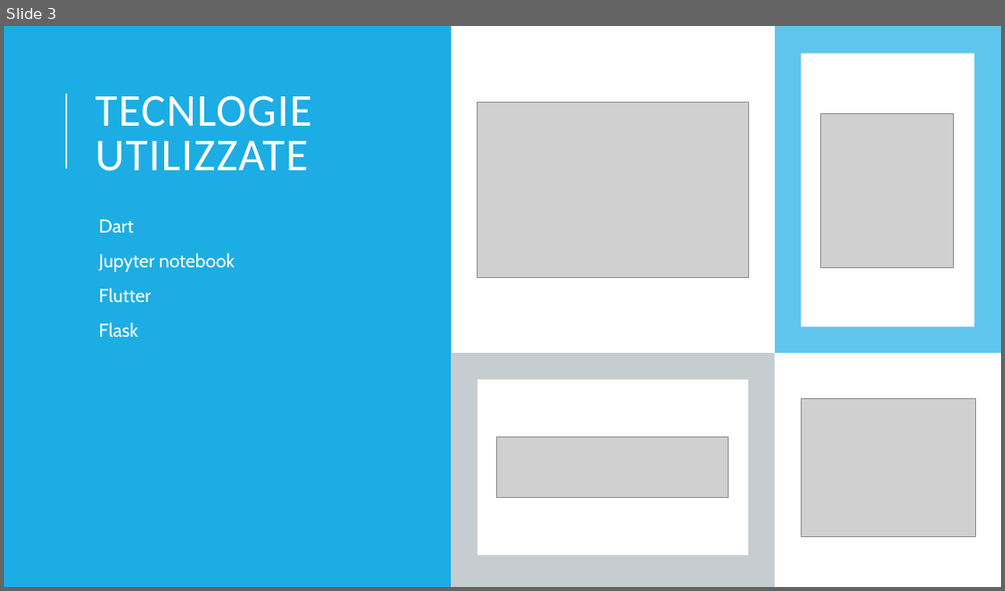
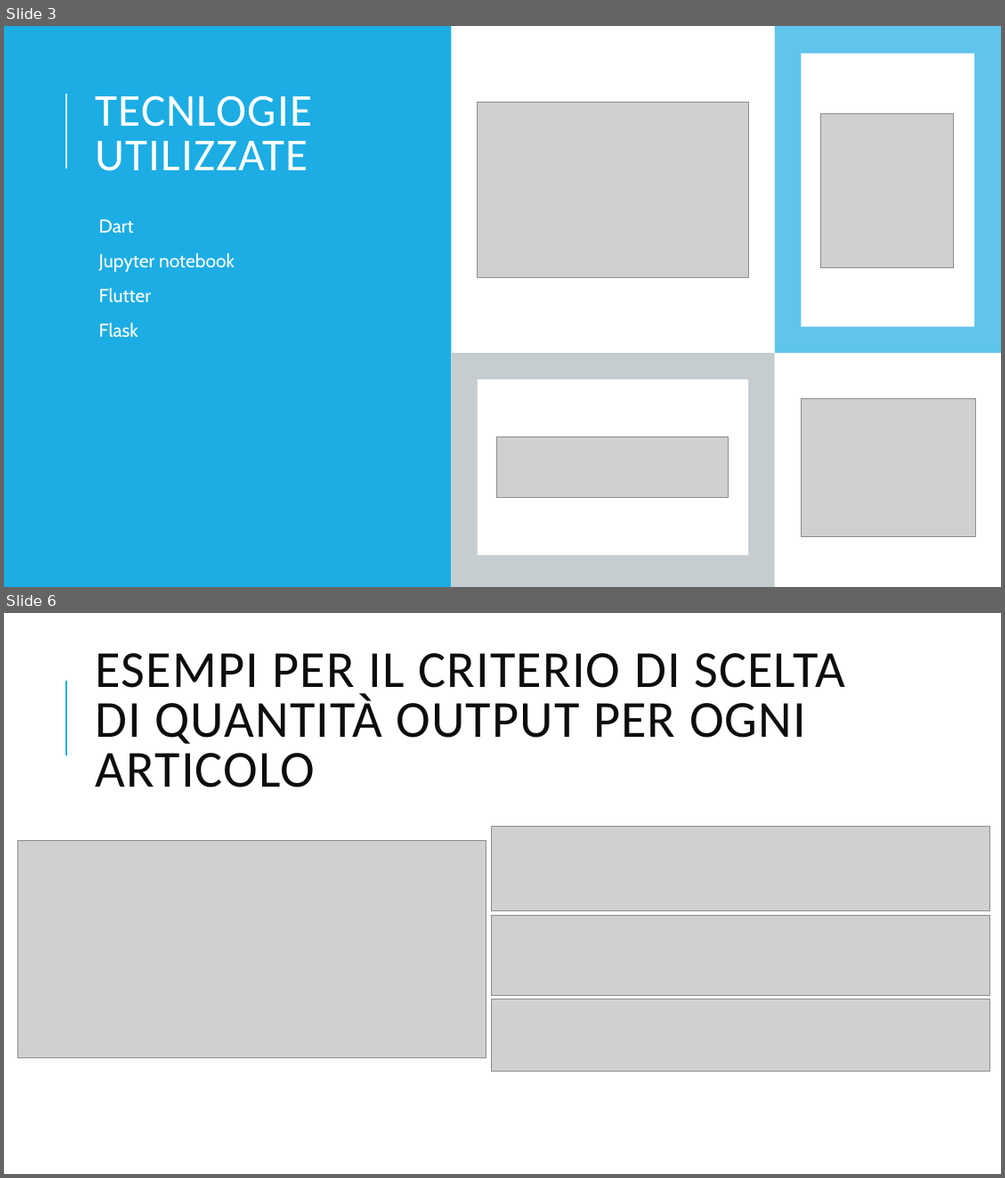
Before and after one commit to VinciGit00/SCGProject, a slide deck: Document/PresentazioneProgetto.pptx. Shown one above the other, each under a label of ours: slide 3 before the commit, slides 3 and 6 after it; the slides between them are not shown. The pictures are 1005x591 and 1005x1178 pixels, drawn with LibreOffice and Linux fonts; fonts in the diff are those of the drawing; grey boxes stand for pictures. Boxes give left, top, right and bottom in pixels: in the first picture for what was removed or moved away, otherwise in the second. Text is boxed around its words. In the diff, an @@ line names an element or a change of style, - is before the commit and + after.

```diff
--- a/Document/PresentazioneProgetto.pptx
+++ b/Document/PresentazioneProgetto.pptx
@@ slide 6 added at (4,613,1001,1174), background #FFFFFF @@
@@ title added at (95,653,845,787), 50 pt, text #0D0D0D @@
+ESEMPI PER IL CRITERIO DI SCELTA DI QUANTITÀ OUTPUT PER OGNI ARTICOLO
@@ line added from (66, 755) to (66, 681), #1CADE4 1.5 pt @@
@@ picture added at (492,826,990,911) @@
@@ picture added at (17,841,485,1058) @@
@@ picture added at (492,915,990,995) @@
@@ picture added at (492,999,990,1070) @@
```
Also in this commit, not shown: 12 slides changed, 6 other slides added, 8 slides removed, 6 other files.
